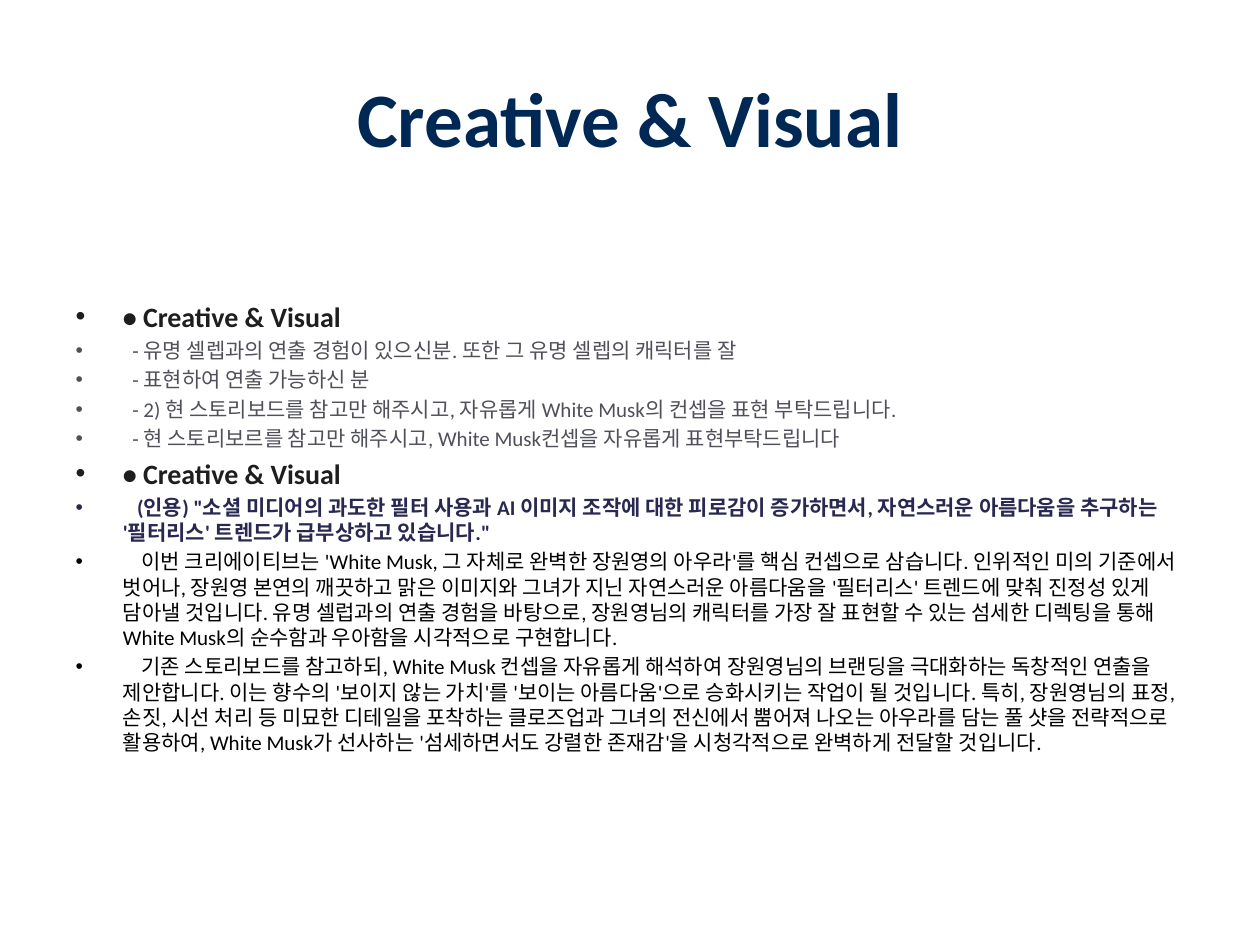
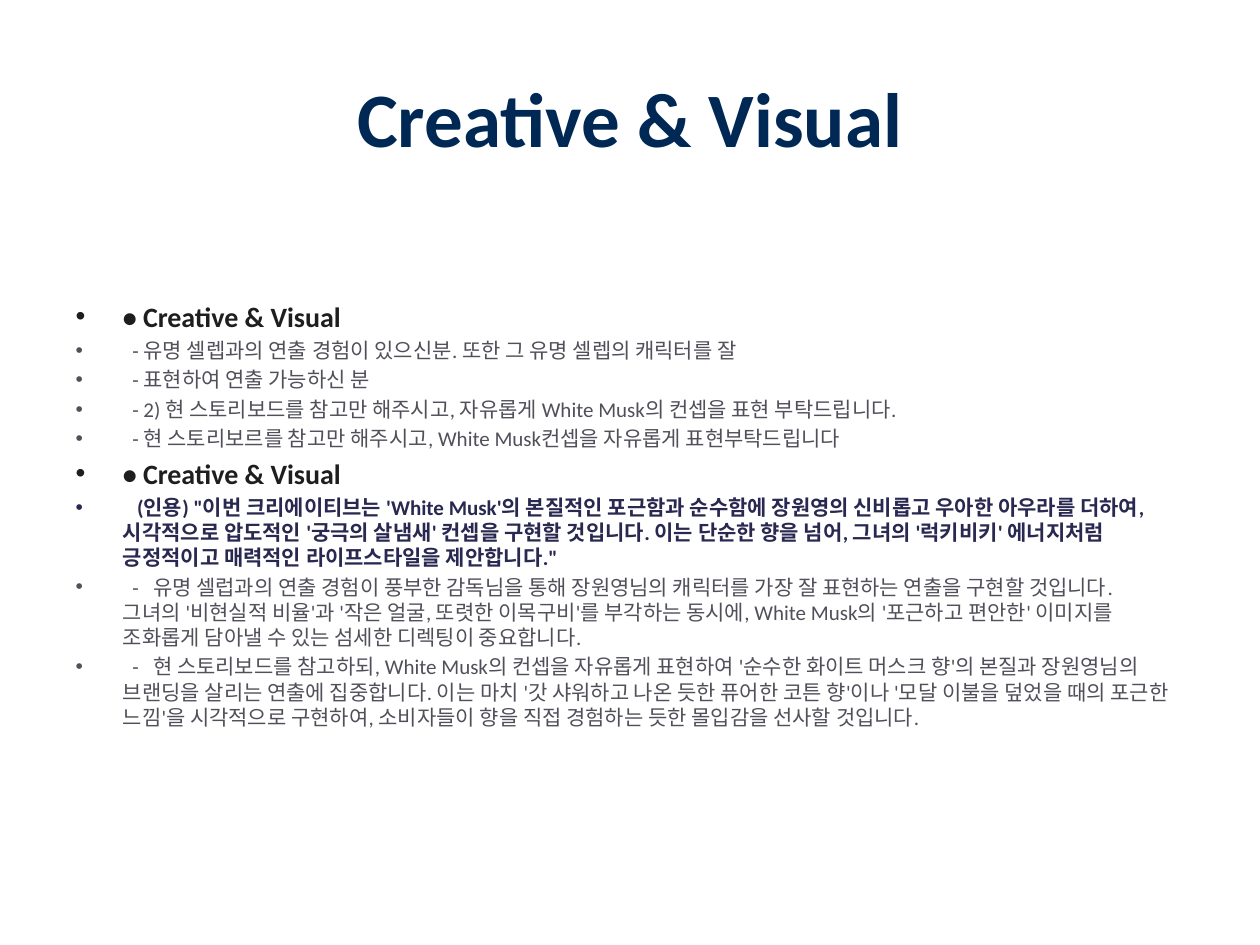
Before and after one commit to meandfree23/auto-ot, a slide deck: slide 2 of docs/reports/20260402_180643_1cuR_ot_strategic_deck.pptx. Drawn at 1260x945 pixels with LibreOffice and Linux fonts; fonts in the diff are those of the drawing. Boxes give left, top, right and bottom in pixels: in the first picture for what was removed or moved away, otherwise in the second. Text is boxed around its words. In the diff, an @@ line names an element or a change of style, - is before the commit and + after.

```diff
--- a/docs/reports/20260402_180643_1cuR_ot_strategic_deck.pptx
+++ b/docs/reports/20260402_180643_1cuR_ot_strategic_deck.pptx
@@ text at <box>123,497,1168,728</box>: text changed; text colour #000000 to #50505A @@
-• (인용) "소셜 미디어의 과도한 필터 사용과 AI 이미지 조작에 대한 피로감이 증가하면서, 자연스러운 아름다움을 추구하는 '필터리스' 트렌드가 급부상하고 있습니다."
-• 이번 크리에이티브는 'White Musk, 그 자체로 완벽한 장원영의 아우라'를 핵심 컨셉으로 삼습니다. 인위적인 미의 기준에서 벗어나, 장원영 본연의 깨끗하고 맑은 이미지와 그녀가 지닌 자연스러운 아름다움을 '필터리스' 트렌드에 맞춰 진정성 있게 담아낼 것입니다. 유명 셀럽과의 연출 경험을 바탕으로, 장원영님의 캐릭터를 가장 잘 표현할 수 있는 섬세한 디렉팅을 통해 White Musk의 순수함과 우아함을 시각적으로 구현합니다.
-• 기존 스토리보드를 참고하되, White Musk 컨셉을 자유롭게 해석하여 장원영님의 브랜딩을 극대화하는 독창적인 연출을 제안합니다. 이는 향수의 '보이지 않는 가치'를 '보이는 아름다움'으로 승화시키는 작업이 될 것입니다. 특히, 장원영님의 표정, 손짓, 시선 처리 등 미묘한 디테일을 포착하는 클로즈업과 그녀의 전신에서 뿜어져 나오는 아우라를 담는 풀 샷을 전략적으로 활용하여, White Musk가 선사하는 '섬세하면서도 강렬한 존재감'을 시청각적으로 완벽하게 전달할 것입니다.
+• (인용) "이번 크리에이티브는 'White Musk'의 본질적인 포근함과 순수함에 장원영의 신비롭고 우아한 아우라를 더하여, 시각적으로 압도적인 '궁극의 살냄새' 컨셉을 구현할 것입니다. 이는 단순한 향을 넘어, 그녀의 '럭키비키' 에너지처럼 긍정적이고 매력적인 라이프스타일을 제안합니다."
+• - 유명 셀럽과의 연출 경험이 풍부한 감독님을 통해 장원영님의 캐릭터를 가장 잘 표현하는 연출을 구현할 것입니다. 그녀의 '비현실적 비율'과 '작은 얼굴, 또렷한 이목구비'를 부각하는 동시에, White Musk의 '포근하고 편안한' 이미지를 조화롭게 담아낼 수 있는 섬세한 디렉팅이 중요합니다.
+• - 현 스토리보드를 참고하되, White Musk의 컨셉을 자유롭게 표현하여 '순수한 화이트 머스크 향'의 본질과 장원영님의 브랜딩을 살리는 연출에 집중합니다. 이는 마치 '갓 샤워하고 나온 듯한 퓨어한 코튼 향'이나 '모달 이불을 덮었을 때의 포근한 느낌'을 시각적으로 구현하여, 소비자들이 향을 직접 경험하는 듯한 몰입감을 선사할 것입니다.
```
Also in this commit, not shown: 1 other slide changed, 1 other file.
